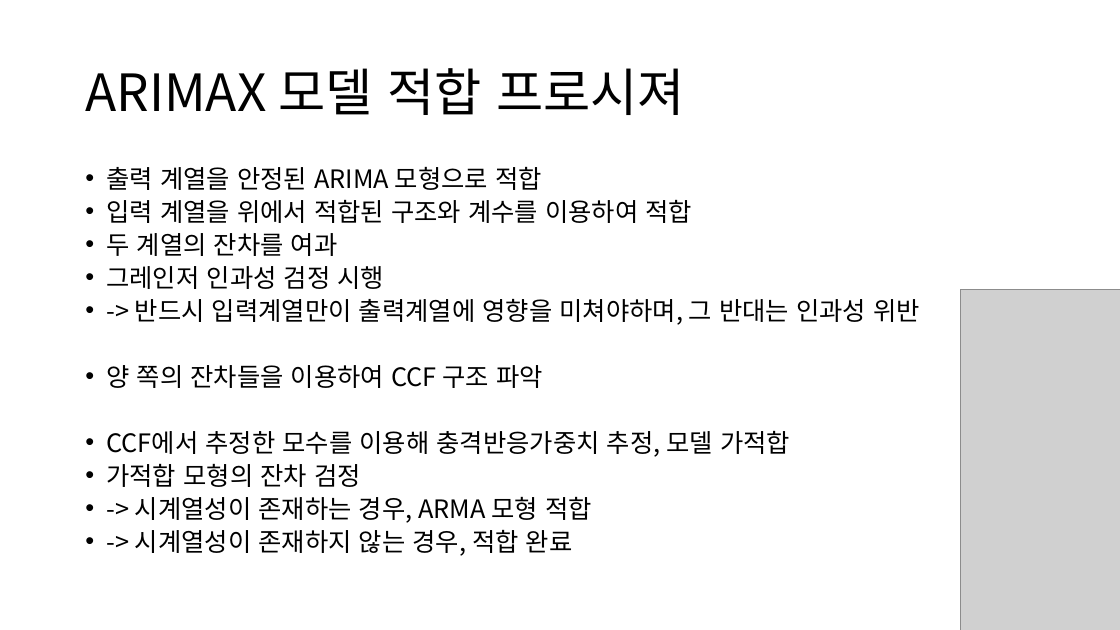
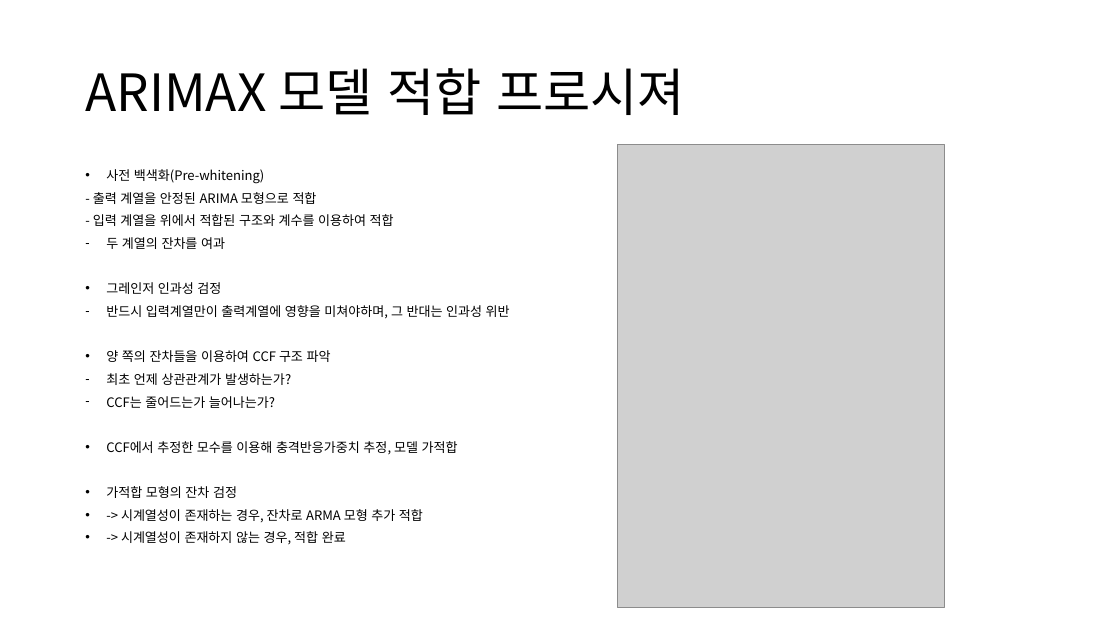
Before and after one commit to neverland251/MainProject, a slide deck: slide 3 of Project/DataMining/ARIMAX_Project/아이스크림 판매량 예측/아이스크림을 왜 먹을까.pptx. Drawn at 1120x630 pixels with LibreOffice and Linux fonts; fonts in the diff are those of the drawing; grey boxes stand for pictures. Boxes give left, top, right and bottom in pixels: in the first picture for what was removed or moved away, otherwise in the second. Text is boxed around its words. In the diff, an @@ line names an element or a change of style, - is before the commit and + after.

Commit message:
update ARIMAX

```diff
--- a/Project/DataMining/ARIMAX_Project/아이스크림 판매량 예측/아이스크림을 왜 먹을까.pptx
+++ b/Project/DataMining/ARIMAX_Project/아이스크림 판매량 예측/아이스크림을 왜 먹을까.pptx
@@ picture: place and size @@
-picture at [961,289,1120,630]
+picture at [618,145,944,608]
@@ text at [93,169,394,226]: text changed; size 21.7 to 11.2 pt @@
-• 출력 계열을 안정된 ARIMA 모형으로 적합
-• 입력 계열을 위에서 적합된 구조와 계수를 이용하여 적합
+• 사전 백색화(Pre-whitening)
+- 출력 계열을 안정된 ARIMA 모형으로 적합
+- 입력 계열을 위에서 적합된 구조와 계수를 이용하여 적합
@@ text at [106,237,458,545]: size 21.7 to 11.2 pt in "두 계열의 잔차를 여과", "양 쪽의 잔차들을 이용하여 CCF 구조 파악", "CCF에서 추정한 모수를 이용해 충격반응가중치 추정, 모델 ...", "가적합 모형의 잔차 검정" and 1 more places; bullet • to - @@
@@ text at [106,282,510,319]: text changed; size 21.7 to 11.2 pt @@
-• 그레인저 인과성 검정 시행
-• -> 반드시 입력계열만이 출력계열에 영향을 미쳐야하며, 그 반대는 인과성 위반
+• 그레인저 인과성 검정
+– 반드시 입력계열만이 출력계열에 영향을 미쳐야하며, 그 반대는 인과성 위반
@@ text at [106,373,291,408]: paragraphs added @@
+– 최초 언제 상관관계가 발생하는가?
+– CCF는 줄어드는가 늘어나는가?
@@ text at [121,509,423,522]: text changed; size 21.7 to 11.2 pt @@
-• -> 시계열성이 존재하는 경우, ARMA 모형 적합
+• -> 시계열성이 존재하는 경우, 잔차로 ARMA 모형 추가 적합
```
Also in this commit, not shown: 16 other slides changed, 1 other file.
